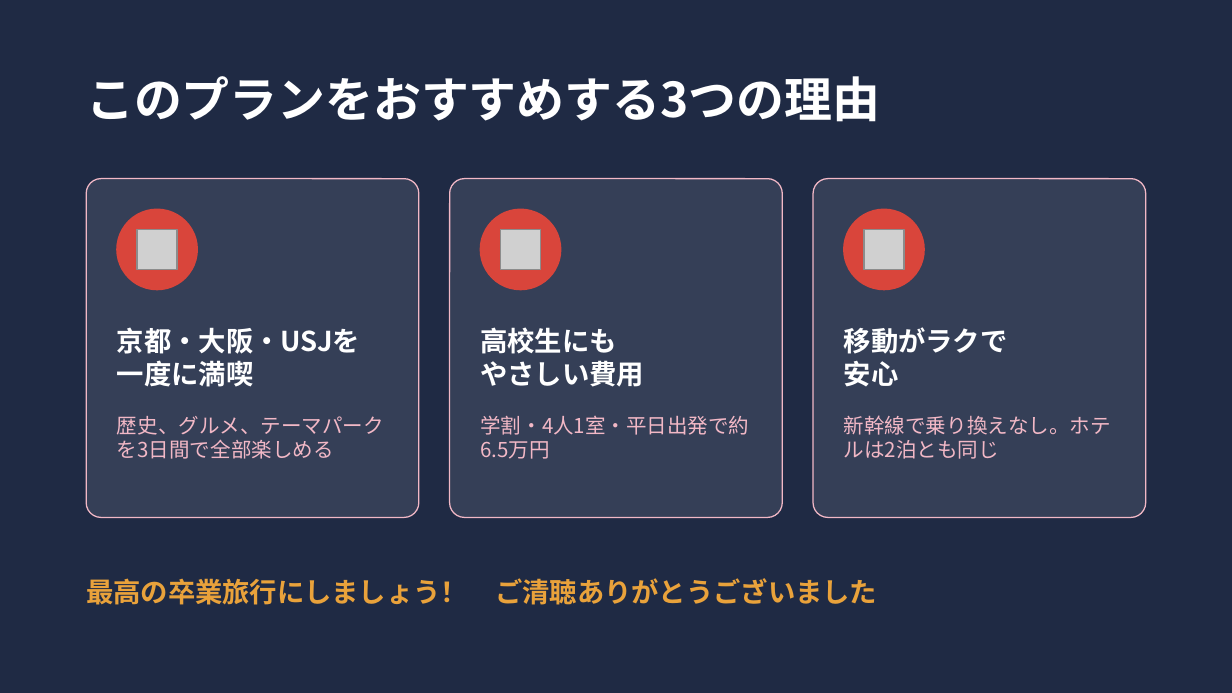
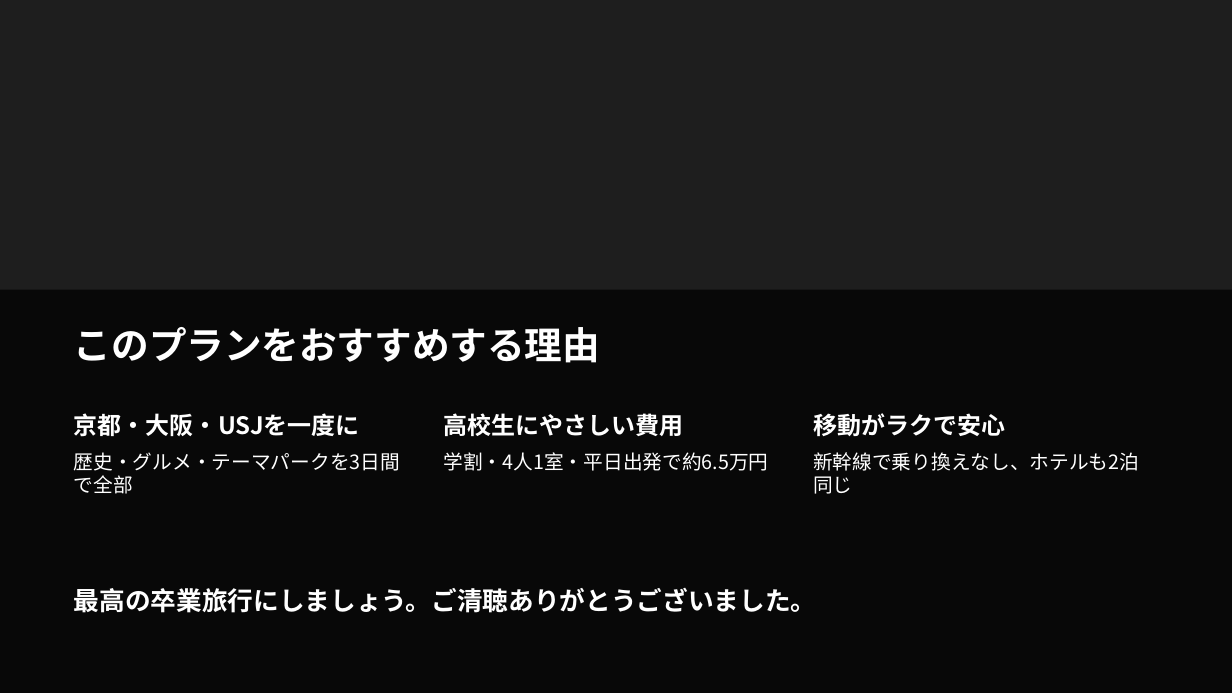
Before and after one commit to devnull0316/devnull-studio, a slide deck: slide 9 of 卒業旅行課題/卒業旅行プラン.pptx. Drawn at 1232x693 pixels with LibreOffice and Linux fonts; fonts in the diff are those of the drawing; grey boxes stand for pictures; background and template pictures are left out. Boxes give left, top, right and bottom in pixels: in the first picture for what was removed or moved away, otherwise in the second. Text is boxed around its words. In the diff, an @@ line names an element or a change of style, - is before the commit and + after.

```diff
--- a/卒業旅行課題/卒業旅行プラン.pptx
+++ b/卒業旅行課題/卒業旅行プラン.pptx
@@ background #1F2A44 to picture (left out) @@
@@ rounded rectangle removed at [86,179,419,517] @@
@@ rounded rectangle removed at [450,179,782,517] @@
@@ rounded rectangle removed at [813,179,1146,517] @@
@@ ellipse removed at [117,209,197,290] @@
@@ ellipse removed at [480,209,561,290] @@
@@ ellipse removed at [844,209,924,290] @@
@@ picture removed at [137,229,177,270] @@
@@ picture removed at [500,229,541,270] @@
@@ picture removed at [864,229,904,270] @@
@@ rectangle added at [0,290,1232,692], fill #000000 at 70% opacity @@
@@ text at [74,327,600,363]: text changed; size 28 to 22 pt @@
-このプランをおすすめする3つの理由
+このプランをおすすめする理由
@@ text at [74,413,360,437]: text changed; size 16 to 14 pt @@
-京都・大阪・USJを
-一度に満喫
+京都・大阪・USJを一度に
@@ text at [443,413,683,436]: text changed; size 16 to 14 pt @@
-高校生にも
-やさしい費用
+高校生にやさしい費用
@@ text at [813,413,1005,436]: text changed; size 16 to 14 pt @@
-移動がラクで
-安心
+移動がラクで安心
@@ text at [74,452,400,471]: text changed; size 12 to 11.5 pt; text colour #F2B8C6 to #FFFFFF @@
-歴史、グルメ、テーマパークを3日間で全部楽しめる
+歴史・グルメ・テーマパークを3日間で全部
@@ text "学割・4人1室・平日出発で約6.5万円": place and size @@
-text "学割・4人1室・平日出発で約6.5万円" at [480,416,749,459]
+text "学割・4人1室・平日出発で約6.5万円" at [443,452,768,471]
@@ text "学割・4人1室・平日出発で約6.5万円" at [443,452,768,471]: size 12 to 11.5 pt, text colour #F2B8C6 to #FFFFFF @@
@@ text at [813,452,1139,471]: text changed; size 12 to 11.5 pt; text colour #F2B8C6 to #FFFFFF @@
-新幹線で乗り換えなし。ホテルは2泊とも同じ
+新幹線で乗り換えなし、ホテルも2泊同じ
@@ text at [74,588,817,613]: text changed; size 16 to 15 pt; text colour #E9A23B to #FFFFFF @@
-最高の卒業旅行にしましょう！ ご清聴ありがとうございました
+最高の卒業旅行にしましょう。ご清聴ありがとうございました。
```
Also in this commit, not shown: 7 other slides changed, 2 slides added, 1 slide removed, 1 other file.
